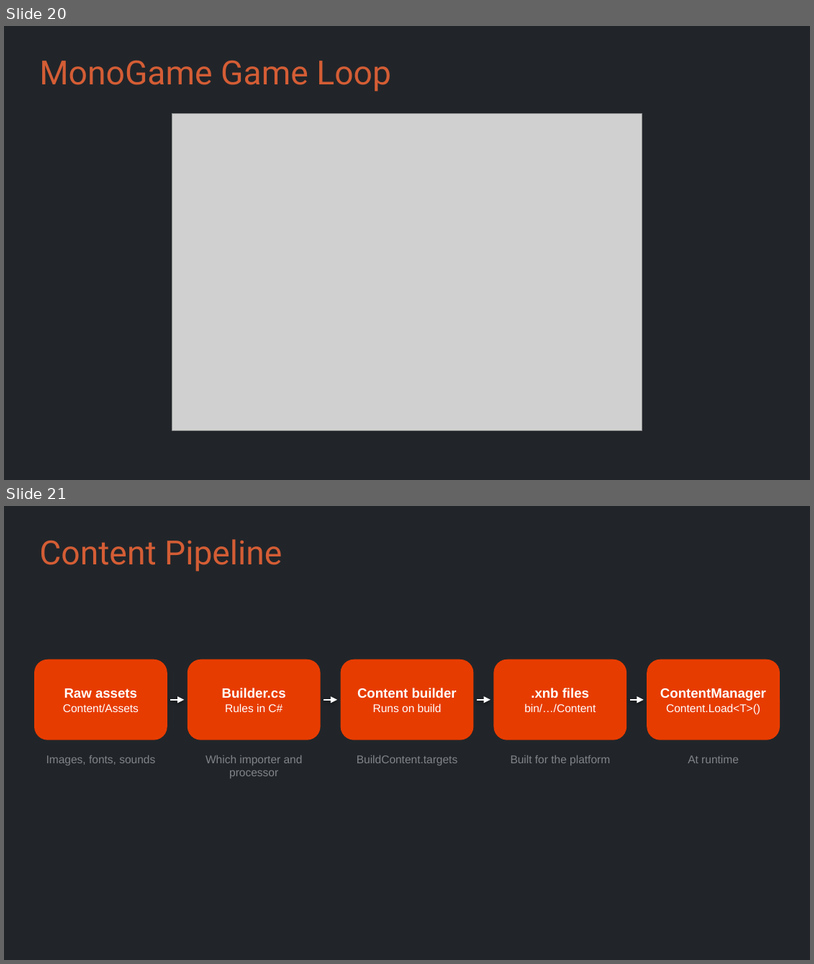
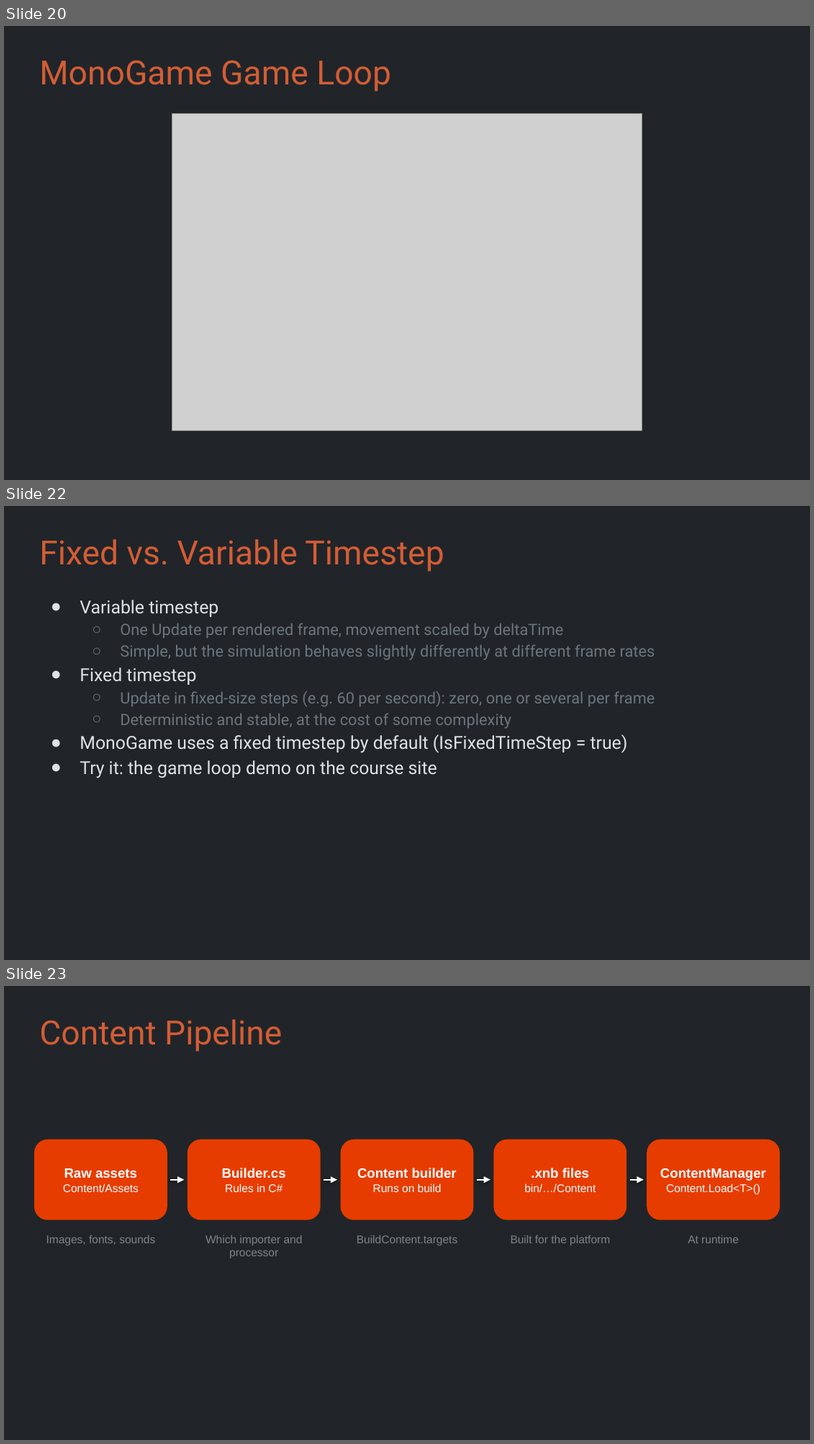
Before and after one commit to Metamate/gar, a slide deck: slides/01 Pong.pptx. Shown one above the other, each under a label of ours: slides 20 and 21 before the commit, slides 20, 22 and 23 after it; the slides between them are not shown. The pictures are 814x964 and 814x1444 pixels, drawn with LibreOffice and Linux fonts; fonts in the diff are those of the drawing; grey boxes stand for pictures. Boxes give left, top, right and bottom in pixels: in the first picture for what was removed or moved away, otherwise in the second. Text is boxed around its words. In the diff, an @@ line names an element or a change of style, - is before the commit and + after.

```diff
--- a/slides/01 Pong.pptx
+++ b/slides/01 Pong.pptx
@@ slide 22 added at (4, 506, 810, 960), background #212529 @@
@@ title added at (39, 539, 444, 572), 29.7 pt, text #D45D35 @@
+Fixed vs. Variable Timestep
@@ text added at (80, 600, 656, 778), 14 pt, text #6C757D @@
+● Variable timestep
+  ○ One Update per rendered frame, movement scaled by deltaTime
+  ○ Simple, but the simulation behaves slightly differently at different frame rates
+● Fixed timestep
+  ○ Update in fixed-size steps (e.g. 60 per second): zero, one or several per frame
+  ○ Deterministic and stable, at the cost of some complexity
+● MonoGame uses a fixed timestep by default (IsFixedTimeStep = true)
+● Try it: the game loop demo on the course site
@@ what was slide 21 is now slide 23 @@
```
Also in this commit, not shown: 1 slide changed, 2 other slides added, 3 other files.
